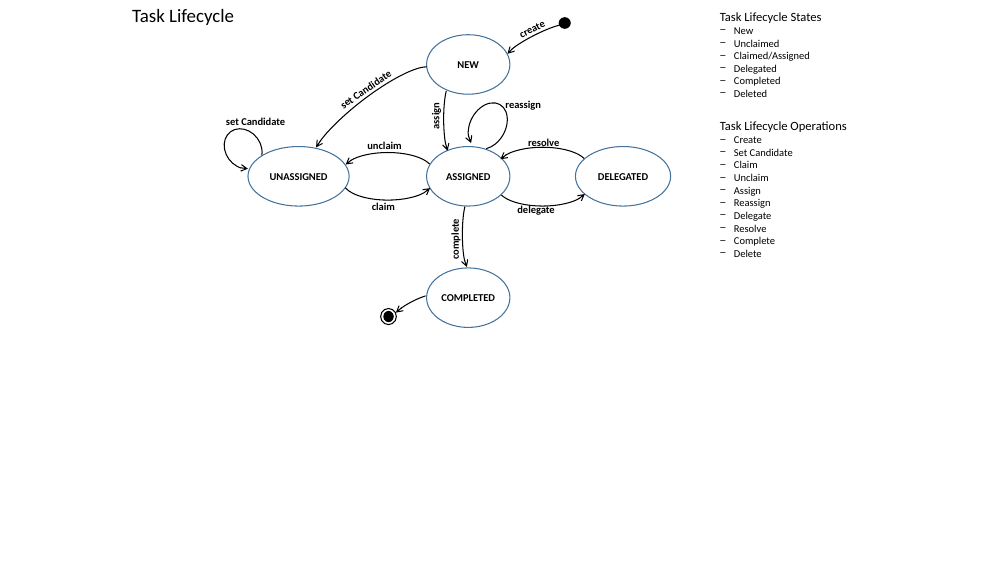
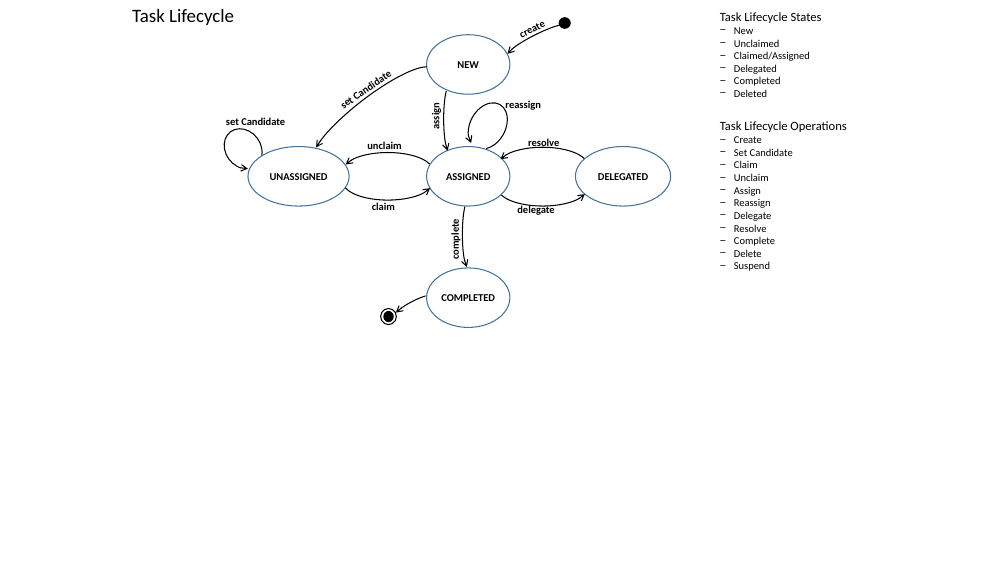
Before and after one commit to camunda/camunda-docs-manual, a slide deck: slide 1 of develop/drawings/TaskLifeCycle.pptx. Drawn at 1008x567 pixels with LibreOffice and Linux fonts; fonts in the diff are those of the drawing. Boxes give left, top, right and bottom in pixels: in the first picture for what was removed or moved away, otherwise in the second. Text is boxed around its words. In the diff, an @@ line names an element or a change of style, - is before the commit and + after.

```diff
--- a/develop/drawings/TaskLifeCycle.pptx
+++ b/develop/drawings/TaskLifeCycle.pptx
@@ text at box(734, 261, 770, 271): paragraph added @@
+− Suspend
```
Also in this commit, not shown: 1 other file.
